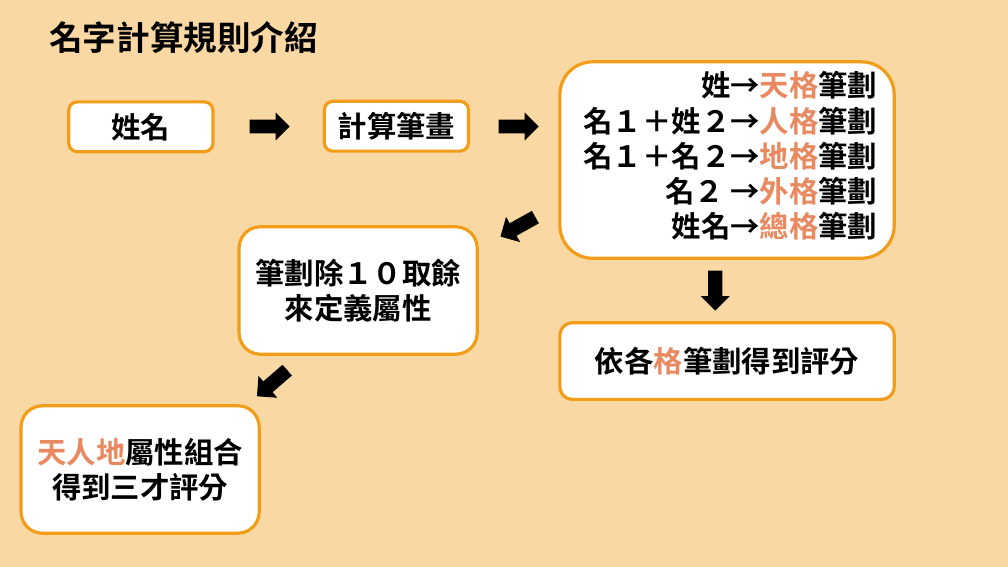
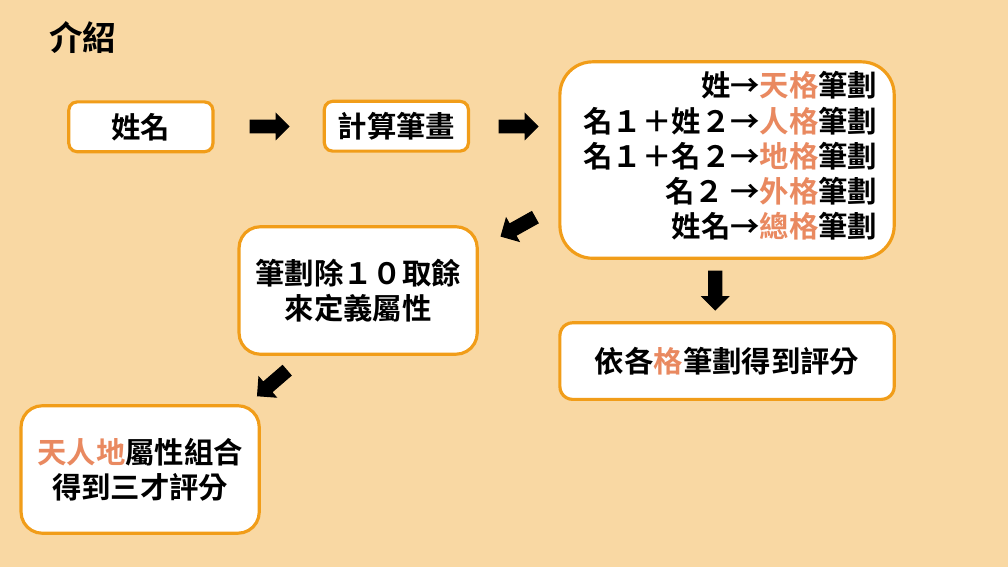
Before and after one commit to q123568952/iSpan_Topic, a slide deck: slide 4 of project1/pages/小專.pptx. Drawn at 1008x567 pixels with LibreOffice and Linux fonts; fonts in the diff are those of the drawing. Boxes give left, top, right and bottom in pixels: in the first picture for what was removed or moved away, otherwise in the second. Text is boxed around its words. In the diff, an @@ line names an element or a change of style, - is before the commit and + after.

```diff
--- a/project1/pages/小專.pptx
+++ b/project1/pages/小專.pptx
@@ text at <box>49,21,116,53</box>: text changed @@
-名字計算規則介紹
+介紹
```
Also in this commit, not shown: 2 other slides changed, 1 slide added, 24 other files.
